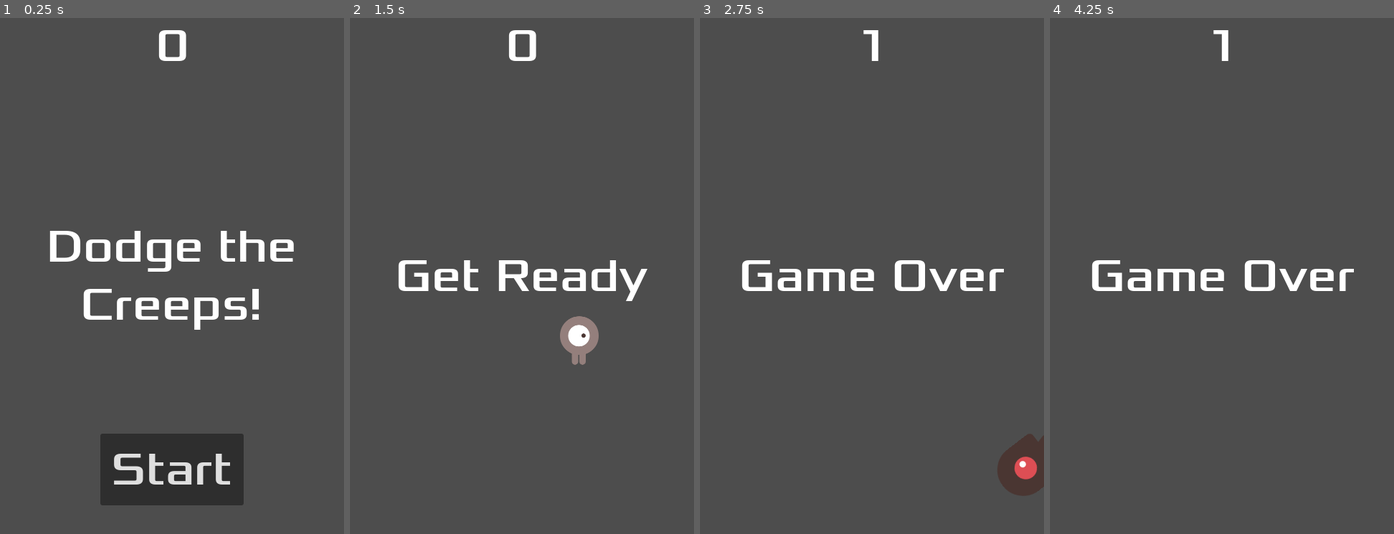
Above: before the commit, frames 1-4 (left to right).
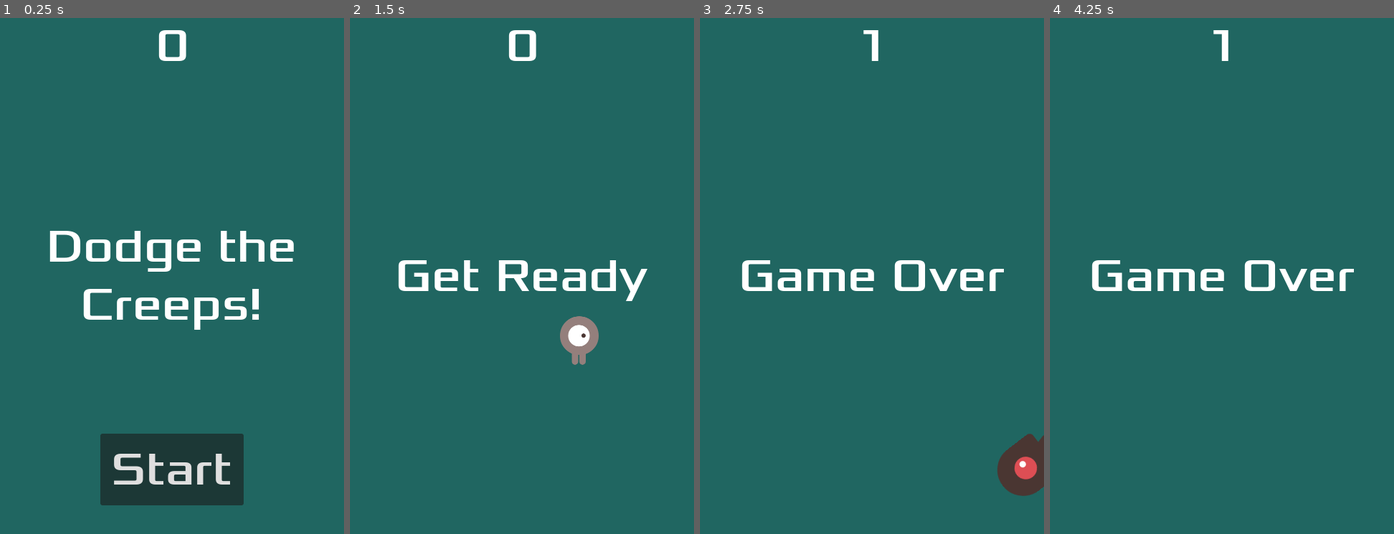
Above: after the commit, the same moments.

Repository: lapiks/godot-dodge-the-creeps
Game: Godot game, scene res://scenes/main.tscn
The game is run twice, just before and just after one commit, with the same random seed, the same clock (stepped at 60 frames per second) and the same inputs.
Inputs:
- Up to frame 1 (0.25 s): no input
- Up to frame 2 (1.5 s): click "Start" at 0.5 s; tap Enter at 1.25 s; hold Right (move_right) from 1.28 s (still down)
- Up to frame 3 (2.75 s): release Right (move_right) at 2.03 s; hold Down (move_down) from 2.03 s (still down)
- Up to frame 4 (4.25 s): release Down (move_down) at 2.78 s; hold Right (move_right) 2.78-3.53 s; hold Up (move_up) from 3.53 s (still down)

The runs differ from the first frame. In frame 1, 91% of the frame differs, in the area x 0-100%, y 0-100%; in frame 2, 97%; in frame 3, 97%; in frame 4, 98%.

Commit message:
finishing up

Diff:
--- a/project.godot
+++ b/project.godot
@@ -47,3 +47,8 @@
 , Object(InputEventKey,"resource_local_to_scene":false,"resource_name":"","device":-1,"window_id":0,"alt_pressed":false,"shift_pressed":false,"ctrl_pressed":false,"meta_pressed":false,"pressed":false,"keycode":0,"physical_keycode":83,"key_label":0,"unicode":115,"echo":false,"script":null)
 ]
 }
+start_game={
+"deadzone": 0.5,
+"events": [Object(InputEventKey,"resource_local_to_scene":false,"resource_name":"","device":-1,"window_id":0,"alt_pressed":false,"shift_pressed":false,"ctrl_pressed":false,"meta_pressed":false,"pressed":false,"keycode":0,"physical_keycode":4194309,"key_label":0,"unicode":0,"echo":false,"script":null)
+]
+}
--- a/scenes/hud/hud.tscn
+++ b/scenes/hud/hud.tscn
@@ -1,7 +1,13 @@
-[gd_scene load_steps=3 format=3 uid="uid://f1m4iiipcd3f"]
+[gd_scene load_steps=5 format=3 uid="uid://f1m4iiipcd3f"]
 
 [ext_resource type="Script" path="res://scenes/hud/hud.gd" id="1_bjh1v"]
 [ext_resource type="FontFile" uid="uid://dw2c4kbx6155x" path="res://fonts/Xolonium-Regular.ttf" id="1_xinog"]
+
+[sub_resource type="InputEventAction" id="InputEventAction_jsoa1"]
+action = &"start_game"
+
+[sub_resource type="Shortcut" id="Shortcut_tk0to"]
+events = [SubResource("InputEventAction_jsoa1")]
 
 [node name="HUD" type="CanvasLayer"]
 script = ExtResource("1_bjh1v")
@@ -52,6 +58,7 @@
 grow_vertical = 0
 theme_override_fonts/font = ExtResource("1_xinog")
 theme_override_font_sizes/font_size = 64
+shortcut = SubResource("Shortcut_tk0to")
 text = "Start"
 
 [node name="MessageTimer" type="Timer" parent="."]
--- a/scenes/main.gd
+++ b/scenes/main.gd
@@ -14,6 +14,8 @@
 
 
 func game_over():
+	$Music.stop()
+	$DeathSound.play()
 	$ScoreTimer.stop()
 	$MobTimer.stop()
 	$HUD.show_game_over()
@@ -26,6 +28,7 @@
 	$HUD.show_message("Get Ready")
 	$Player.start($StartPosition.position)
 	$StartTimer.start()
+	$Music.play()
 
 
 func _on_mob_timer_timeout():
--- a/scenes/main.tscn
+++ b/scenes/main.tscn
@@ -1,9 +1,11 @@
-[gd_scene load_steps=6 format=3 uid="uid://bbdr8bcdr7peb"]
+[gd_scene load_steps=8 format=3 uid="uid://bbdr8bcdr7peb"]
 
 [ext_resource type="Script" path="res://scenes/main.gd" id="1_0af78"]
 [ext_resource type="PackedScene" uid="uid://cxtx2kkespubi" path="res://scenes/mob/mob.tscn" id="2_j0u67"]
 [ext_resource type="PackedScene" uid="uid://donjxbch212n0" path="res://scenes/player/player.tscn" id="3_v85pu"]
 [ext_resource type="PackedScene" uid="uid://f1m4iiipcd3f" path="res://scenes/hud/hud.tscn" id="4_ayfod"]
+[ext_resource type="AudioStream" uid="uid://bqg3j1ysr4cji" path="res://art/House In a Forest Loop.ogg" id="5_mbhwt"]
+[ext_resource type="AudioStream" uid="uid://bne2gx4e0mcmu" path="res://art/gameover.wav" id="6_i5ncv"]
 
 [sub_resource type="Curve2D" id="Curve2D_bkndf"]
 _data = {
@@ -14,6 +16,14 @@
 [node name="Node2D" type="Node"]
 script = ExtResource("1_0af78")
 mob_scene = ExtResource("2_j0u67")
+
+[node name="ColorRect" type="ColorRect" parent="."]
+anchors_preset = 15
+anchor_right = 1.0
+anchor_bottom = 1.0
+grow_horizontal = 2
+grow_vertical = 2
+color = Color(0.12549, 0.4, 0.380392, 1)
 
 [node name="MobTimer" type="Timer" parent="."]
 
@@ -34,6 +44,12 @@
 
 [node name="HUD" parent="." instance=ExtResource("4_ayfod")]
 
+[node name="Music" type="AudioStreamPlayer" parent="."]
+stream = ExtResource("5_mbhwt")
+
+[node name="DeathSound" type="AudioStreamPlayer" parent="."]
+stream = ExtResource("6_i5ncv")
+
 [connection signal="timeout" from="MobTimer" to="." method="_on_mob_timer_timeout"]
 [connection signal="timeout" from="ScoreTimer" to="." method="_on_score_timer_timeout"]
 [connection signal="timeout" from="StartTimer" to="." method="_on_start_timer_timeout"]
